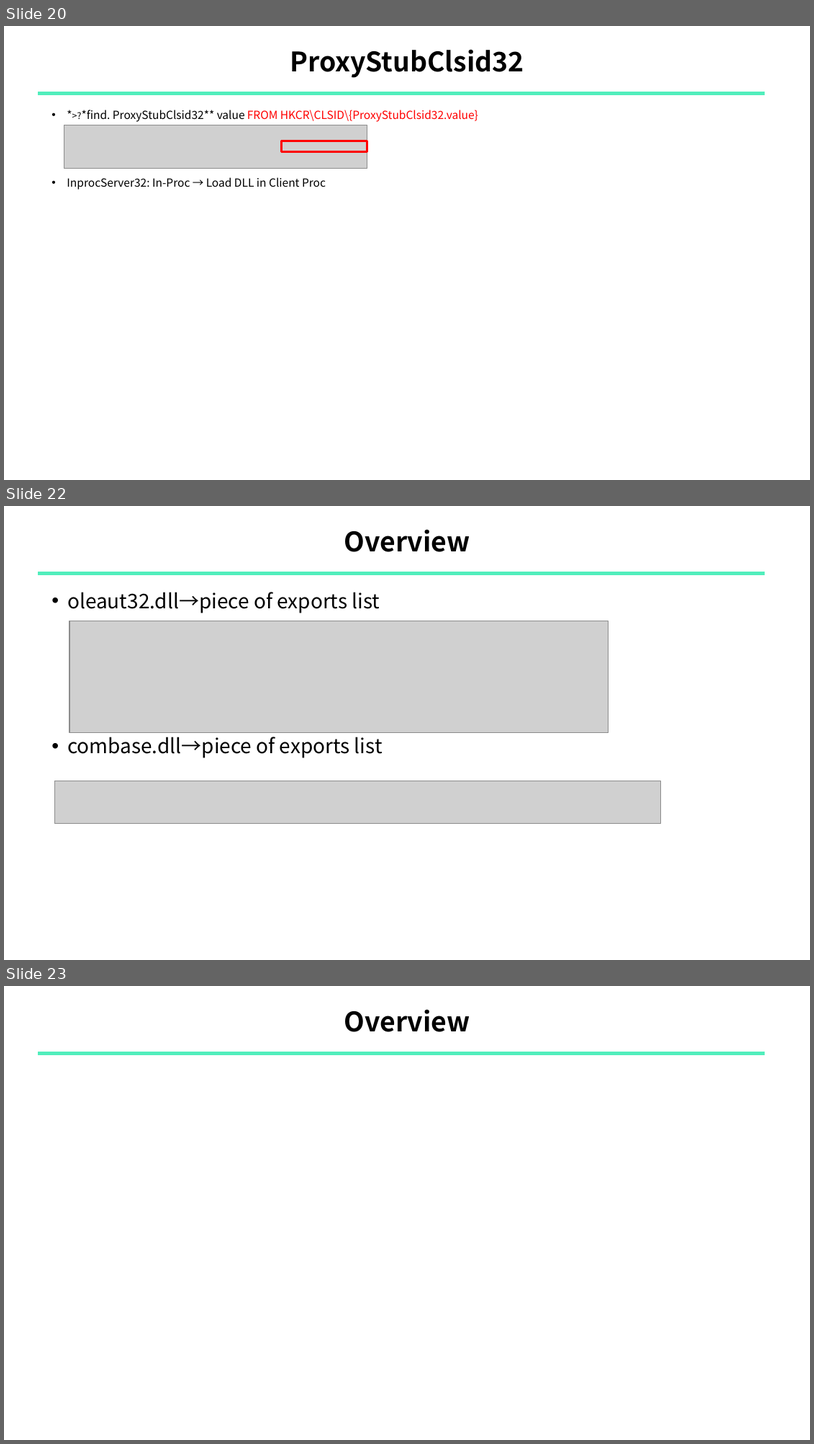
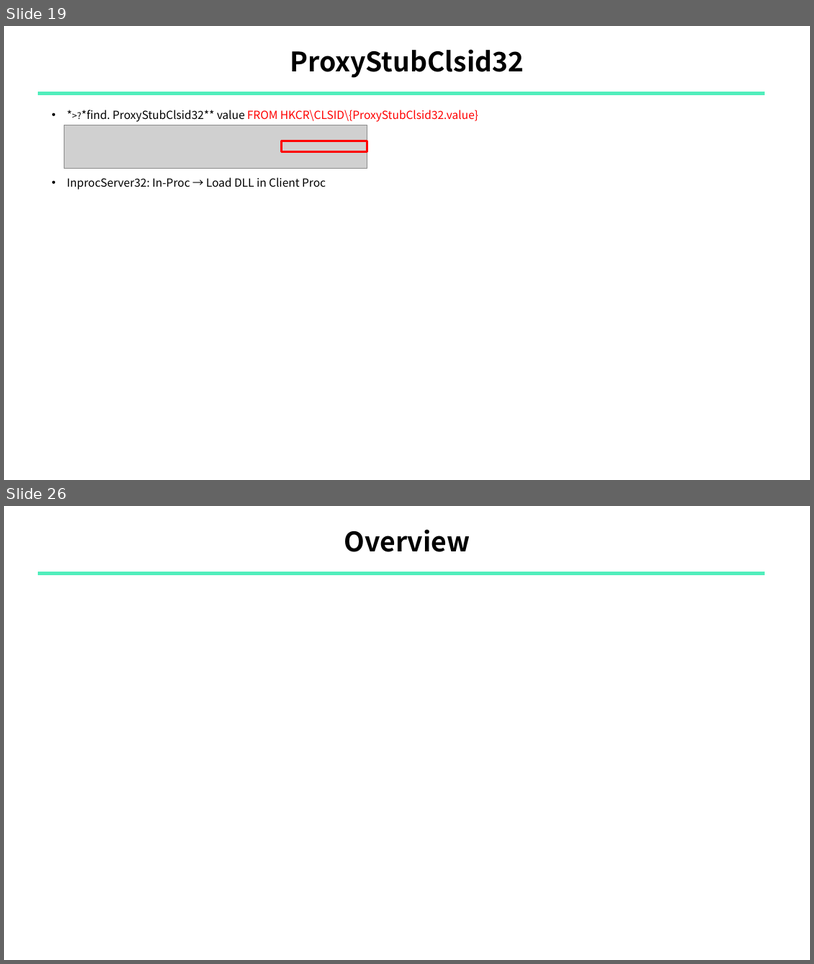
Before and after one commit to sewonpark292/SSL-Seminar, a slide deck: 16_COMrade_ABE_Analysis.pptx. Shown one above the other, each under a label of ours: slides 20, 22 and 23 before the commit, slides 19 and 26 after it; the slides between them are not shown. The pictures are 814x1444 and 814x964 pixels, drawn with LibreOffice and Linux fonts; fonts in the diff are those of the drawing; grey boxes stand for pictures. Boxes give left, top, right and bottom in pixels: in the first picture for what was removed or moved away, otherwise in the second. Text is boxed around its words. In the diff, an @@ line names an element or a change of style, - is before the commit and + after.

```diff
--- a/16_COMrade_ABE_Analysis.pptx
+++ b/16_COMrade_ABE_Analysis.pptx
@@ slide 22 removed at [4, 506, 810, 960], background #FFFFFF @@
@@ title removed at [344, 529, 470, 552] @@
-Overview
@@ line removed from (38, 573) to (765, 573) @@
@@ text removed at [67, 592, 383, 758] @@
-    • oleaut32.dll→piece of exports list
-    • combase.dll→piece of exports list
@@ picture removed at [70, 620, 609, 733] @@
@@ picture removed at [55, 780, 661, 823] @@
@@ what was slide 20 is now slide 19 @@
@@ what was slide 23 is now slide 26 @@
```
Also in this commit, not shown: 6 slides changed, 5 slides added, 1 other slide removed.
